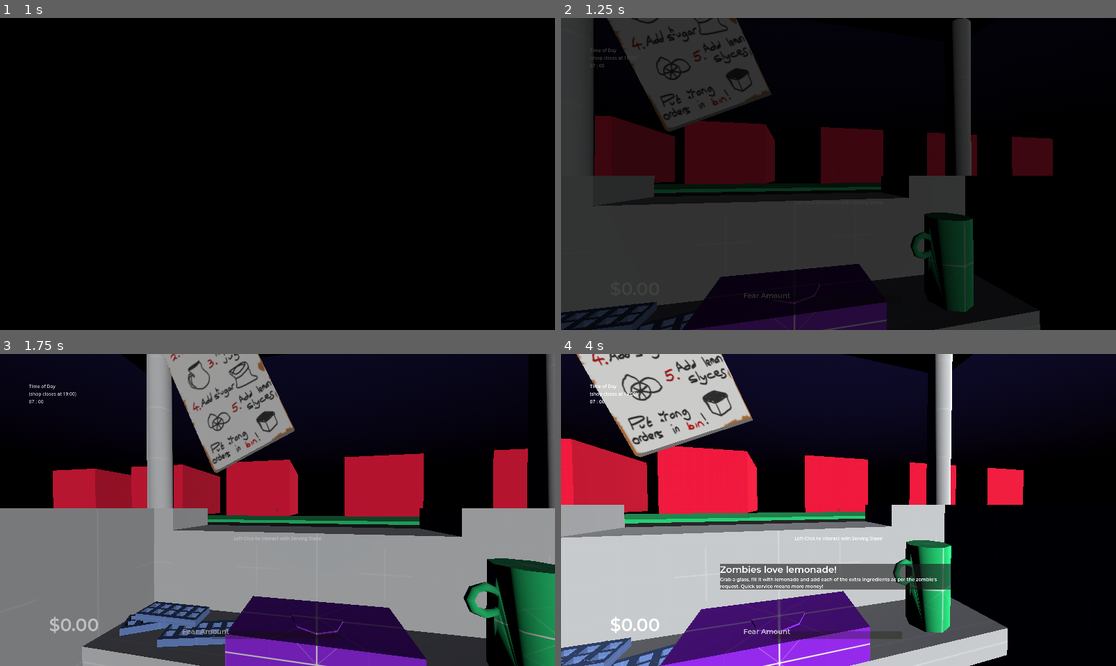
Above: before the commit, frames 1-4 (two rows, left to right).
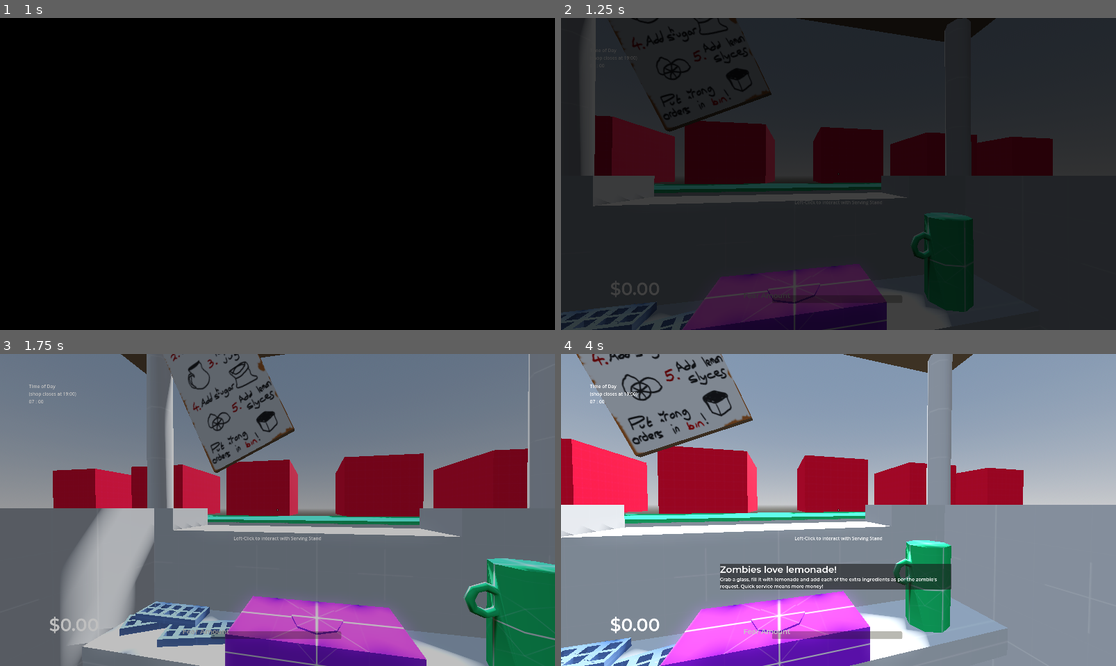
Above: after the commit, the same moments.

Repository: joshuaclarkuk/ProjectLemonade
Game: Godot game, scene res://Levels/main.tscn
Two runs of this game, one before a commit and one after it. Both use one fixed random seed, a clock stepped at 60 frames per second and the inputs below. This scene is started directly instead of the project's main scene.
Inputs (mouse positions are in pixels of both pictures, inside the frame that each line leads up to):
- Up to frame 1 (1 s): tap Enter at 0.5 s; move the mouse to (305, 174) at 0.52 s; press the mouse at (305, 174) at 0.53 s
- Up to frame 2 (1.25 s): no input
- Up to frame 3 (1.75 s): tap Enter at 1.25 s; move the mouse to (249, 510) at 1.27 s; release the mouse at (249, 510) at 1.28 s; click (249, 510) at 1.35 s
- Up to frame 4 (4 s): tap Enter at 2, 2.75, 3.5 s; move the mouse to (849, 503) at 2.02 s; press the mouse at (849, 503) at 2.03 s; move the mouse to (832, 516) at 2.77 s; release the mouse at (832, 516) at 2.78 s; click (832, 516) at 2.85 s; move the mouse to (877, 513) at 3.52 s; press the mouse at (877, 513) at 3.53 s

Frame 1 is identical in both runs. In frame 2, 53% of the frame differs, in the area x 0-100%, y 0-100%; in frame 3, 97%; in frame 4, 98%.

Commit message:
Got Rid of Custom Environment
I hated it...

Will have a go at a cartoony one soon

Diff:
--- a/Levels/main.tscn
+++ b/Levels/main.tscn
@@ -13,22 +13,18 @@
 [ext_resource type="Texture2D" uid="uid://c5pdexm3hrp8y" path="res://Assets/Textures/SplashScreens/Black Splash.png" id="11_cu7dw"]
 [ext_resource type="FontFile" uid="uid://nuspnysmmlfs" path="res://Assets/Fonts/Montserrat-SemiBold.ttf" id="11_uujn6"]
 
-[sub_resource type="Gradient" id="Gradient_0pw7q"]
-colors = PackedColorArray(0.00810631, 0.00743411, 0.130104, 1, 0.00351917, 0.00351917, 0.00351917, 1)
-
-[sub_resource type="GradientTexture2D" id="GradientTexture2D_um5r8"]
-gradient = SubResource("Gradient_0pw7q")
-fill_from = Vector2(1, 0.505495)
-
-[sub_resource type="PhysicalSkyMaterial" id="PhysicalSkyMaterial_uacxk"]
-night_sky = SubResource("GradientTexture2D_um5r8")
-
-[sub_resource type="Sky" id="Sky_cnt8i"]
-sky_material = SubResource("PhysicalSkyMaterial_uacxk")
-
-[sub_resource type="Environment" id="Environment_6w4mx"]
+[sub_resource type="ProceduralSkyMaterial" id="ProceduralSkyMaterial_g0bop"]
+sky_horizon_color = Color(0.64625, 0.65575, 0.67075, 1)
+ground_horizon_color = Color(0.64625, 0.65575, 0.67075, 1)
+
+[sub_resource type="Sky" id="Sky_eottd"]
+sky_material = SubResource("ProceduralSkyMaterial_g0bop")
+
+[sub_resource type="Environment" id="Environment_1cgnf"]
 background_mode = 2
-sky = SubResource("Sky_cnt8i")
+sky = SubResource("Sky_eottd")
+tonemap_mode = 2
+glow_enabled = true
 
 [sub_resource type="LabelSettings" id="LabelSettings_p0r04"]
 font_size = 72
@@ -50,13 +46,12 @@
 script = ExtResource("1_t6mj7")
 zombie = ExtResource("5_1hf5j")
 
-[node name="Environment" type="Node3D" parent="."]
-
-[node name="WorldEnvironment" type="WorldEnvironment" parent="Environment"]
-environment = SubResource("Environment_6w4mx")
-
-[node name="Sun" type="DirectionalLight3D" parent="Environment"]
-transform = Transform3D(0.866026, 7.57103e-08, -0.5, 8.74228e-08, -1, 0, -0.5, -4.37114e-08, -0.866026, 0, 0, 0)
+[node name="WorldEnvironment" type="WorldEnvironment" parent="."]
+environment = SubResource("Environment_1cgnf")
+
+[node name="DirectionalLight3D" type="DirectionalLight3D" parent="."]
+transform = Transform3D(-0.866023, -0.433016, 0.250001, 0, 0.499998, 0.866027, -0.500003, 0.749999, -0.43301, 0, 0, 0)
+shadow_enabled = true
 
 [node name="AudioPlayers" type="Node" parent="."]
 
@@ -65,7 +60,6 @@
 [node name="BGMPlayer" type="AudioStreamPlayer" parent="AudioPlayers"]
 stream = ExtResource("3_dp8sl")
 volume_db = -6.0
-autoplay = true
 
 [node name="Player" parent="." instance=ExtResource("1_ddeo3")]
 transform = Transform3D(1, 0, 0, 0, 1, 0, 0, 0, 1, 0.1, 1, 7)
--- a/Levels/splash_screen.tscn
+++ b/Levels/splash_screen.tscn
@@ -5,7 +5,7 @@
 [ext_resource type="Texture2D" uid="uid://pjb6mfubypqc" path="res://Assets/Textures/SplashScreens/Waiting Games Splash.png" id="3_qa1px"]
 [ext_resource type="Texture2D" uid="uid://b21mav71ydfuq" path="res://Assets/Textures/SplashScreens/Blank Splash.png" id="4_ooqyi"]
 [ext_resource type="Texture2D" uid="uid://c5pdexm3hrp8y" path="res://Assets/Textures/SplashScreens/Black Splash.png" id="5_vuqt8"]
-[ext_resource type="AudioStream" uid="uid://c6y6xe61eyv45" path="res://Assets/SFX/CrowdNoiseClip.ogg" id="6_hlqu0"]
+[ext_resource type="AudioStream" uid="uid://c6y6xe61eyv45" path="res://Assets/SFX/Ambience/CrowdNoiseClip.ogg" id="6_hlqu0"]
 
 [node name="SplashScreen" type="Control"]
 layout_mode = 3
--- a/Player/player.tscn
+++ b/Player/player.tscn
@@ -167,9 +167,12 @@
 tracks/3/interp = 1
 tracks/3/loop_wrap = true
 tracks/3/keys = {
-"times": PackedFloat32Array(1),
-"transitions": PackedFloat32Array(1),
+"times": PackedFloat32Array(0, 1),
+"transitions": PackedFloat32Array(1, 1),
 "values": [{
+"args": [],
+"method": &"play_money_sfx"
+}, {
 "args": [],
 "method": &"update_money_UI"
 }]
@@ -367,3 +370,8 @@
 libraries = {
 "": SubResource("AnimationLibrary_3132n")
 }
+
+[node name="AudioPlayers" type="Node" parent="."]
+
+[node name="MoneyAudio" type="AudioStreamPlayer" parent="AudioPlayers"]
+volume_db = -12.0
--- a/Scripts/Player/player.gd
+++ b/Scripts/Player/player.gd
@@ -1,4 +1,9 @@
 class_name Player extends CharacterBody3D
+
+# Money SFX
+const MONEY_SFX_1 = preload("res://Assets/SFX/Money/MoneySFX1.wav")
+const MONEY_SFX_2 = preload("res://Assets/SFX/Money/MoneySFX2.wav")
+var money_sfx_array: Array[AudioStream] = []
 
 @onready var camera_pivot: Node3D = $CameraPivot
 @onready var vision_cast: RayCast3D = $CameraPivot/VisionCast
@@ -11,6 +16,7 @@
 @onready var day_timer_label_minutes: Label = $GameUI/TimeOfDayBox/DayTimerLabelContainer/DayTimerLabelMinutes
 @onready var fear_bar: ProgressBar = $GameUI/FearBar
 @onready var tutorial_panel: PanelContainer = $TutorialPanel
+@onready var money_audio: AudioStreamPlayer = $AudioPlayers/MoneyAudio
 @onready var animation_player: AnimationPlayer = $AnimationPlayer
 
 @export_range(0.001, 0.005) var mouse_sensitivity: float = 0.002
@@ -45,6 +51,10 @@
 	fear_bar.min_value = 0
 	fear_bar.max_value = max_fear_before_game_over
 	fear_bar.step = 1
+
+	# Populate money sfx array
+	money_sfx_array.append(MONEY_SFX_1)
+	money_sfx_array.append(MONEY_SFX_2)
 
 
 func _physics_process(delta: float) -> void:
@@ -130,6 +140,13 @@
 	current_multiplier = 1.0
 
 
+func play_money_sfx() -> void:
+	var random_index = randi() % money_sfx_array.size() - 1
+	money_audio.stream = money_sfx_array[random_index]
+	money_audio.pitch_scale = randf_range(0.8, 1.2)
+	money_audio.play()
+
+
 func increase_fear_amount() -> void:
 	fear_amount += 1
 	fear_bar.value = fear_amount
--- a/Scripts/main.gd
+++ b/Scripts/main.gd
@@ -22,6 +22,11 @@
 @onready var drinks_served_stat: Label = $EndDayScreen/StatsGrid/DrinksServedStat
 @onready var mistakes_made_stat: Label = $EndDayScreen/StatsGrid/MistakesMadeStat
 @onready var drinks_binned_stat: Label = $EndDayScreen/StatsGrid/DrinksBinnedStat
+
+#Audio Players
+@onready var ambience_player: AudioStreamPlayer = $AudioPlayers/AmbiencePlayer
+@onready var bgm_player: AudioStreamPlayer = $AudioPlayers/BGMPlayer
+
 
 @onready var sun: DirectionalLight3D = $Environment/Sun
 @onready var black_fade_screen: TextureRect = $BlackFadeScreen
@@ -109,8 +114,6 @@
 	#Initialise day/night variables
 	time_left_in_day = max_time_in_day
 	is_time_running = true
-	sun_rotation_increment = TOTAL_SUN_ROTATION / max_time_in_day
-	sun.rotation_degrees.x = sun_current_rotation
 
 	#Set game clock to 07:00 at start
 	var elapsed_fraction = (max_time_in_day - time_left_in_day) / max_time_in_day
@@ -138,14 +141,6 @@
 		decrease_spawn_time_throughout_day() # Decreases the spawn time every hour
 		if time_left_in_day <= 0.0:
 			end_day()
-
-	if time_left_in_day > 0.0:
-		# Rotate sun
-		sun_current_rotation += sun_rotation_increment * delta
-		if sun_current_rotation > 360.0:
-			sun_current_rotation = 360.0
-
-		sun.rotation_degrees.x = sun_current_rotation
 
 
 func _input(event: InputEvent) -> void:
Not shown, added: Assets/SFX/Ambience/CrowdNoiseClip.ogg.import
Not shown, removed: Assets/SFX/CrowdNoiseClip.ogg.import
Not shown, added: Assets/SFX/Money/MoneySFX1.wav.import
Not shown, added: Assets/SFX/Money/MoneySFX2.wav.import
Not shown: 1 places in Levels/main.tscn that only renumber resources
Not shown, added: Assets/SFX/Ambience/CrowdNoiseClip.ogg
Not shown, added: Assets/SFX/Money/MoneySFX1.wav
Not shown, added: Assets/SFX/Money/MoneySFX2.wav
